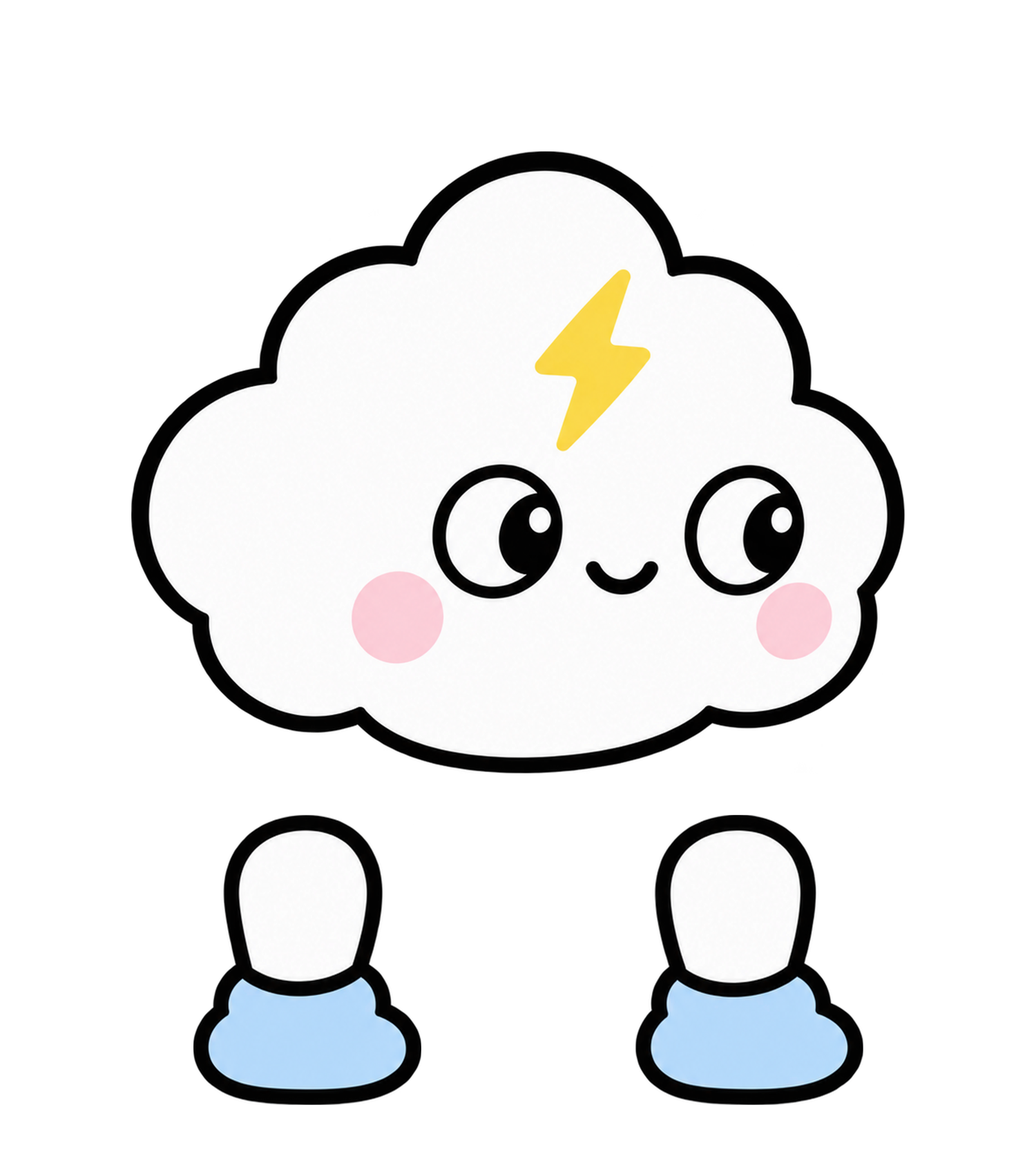
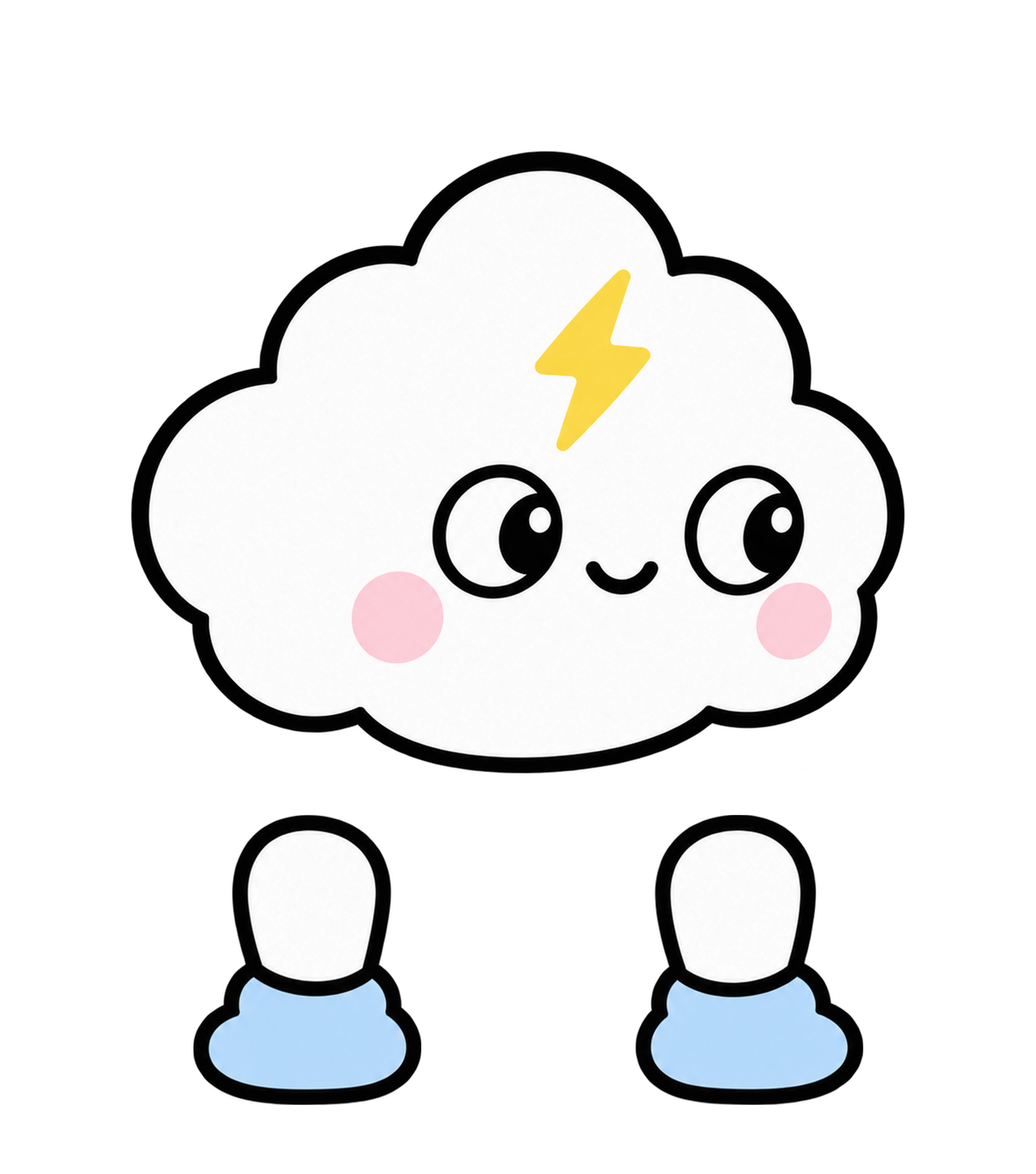
Layers edited between the first and the second w=1036, h=1174 image:
painted on "다리1" over left=193, top=814, right=422, bottom=1105
